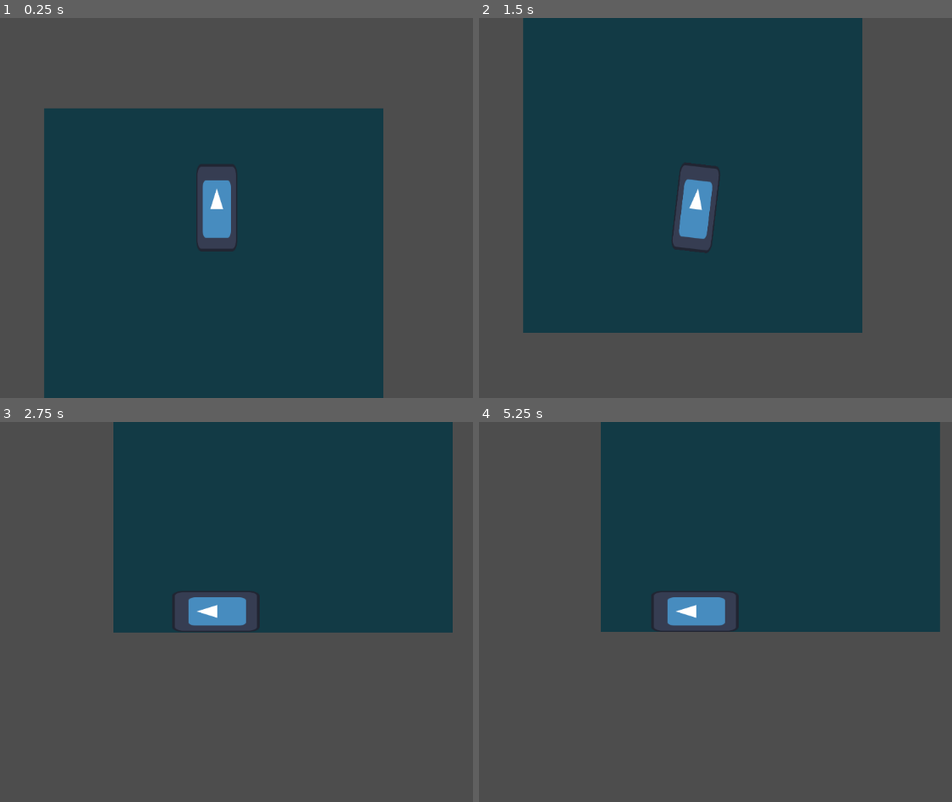
Above: before the commit, frames 1-4 (two rows, left to right).
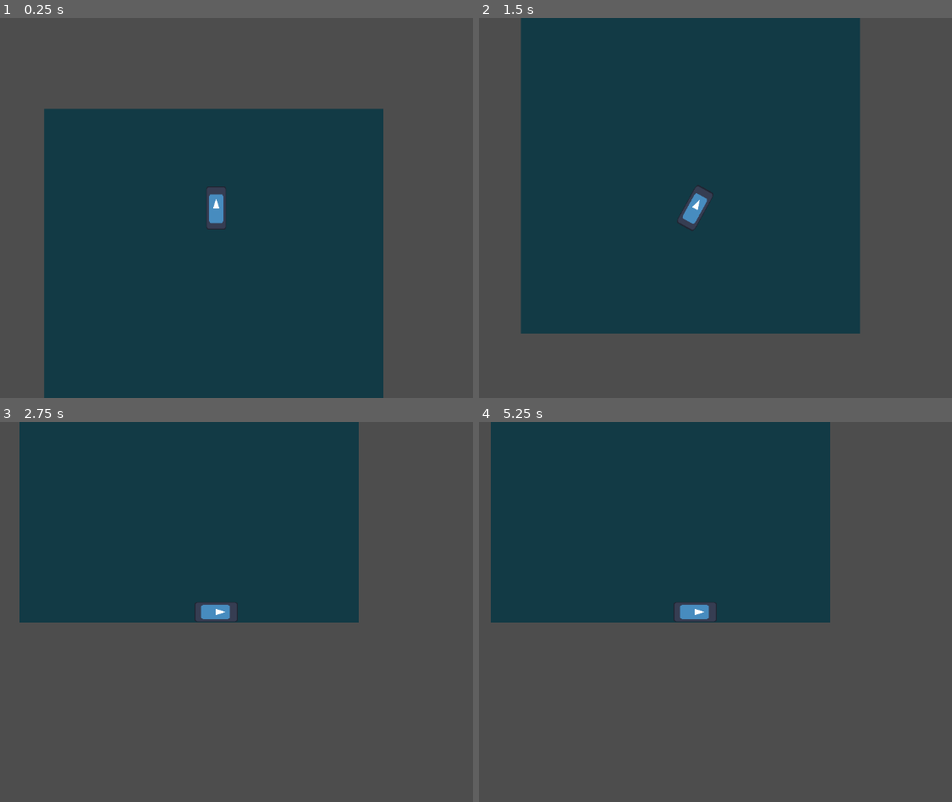
Above: after the commit, the same moments.

Repository: b3b0p831/space-land
Game: Godot game, scene res://main.tscn
Same seed, same stepped clock (60 frames per second), same inputs: the game is played once before the commit and once after it. The engine's default icon, where the game draws it, is replaced by a stand-in: a white triangle on a blue panel in a dark square.
Inputs:
- Up to frame 1 (0.25 s): no input
- Up to frame 2 (1.5 s): tap Enter (ui_accept) at 0.5, 0.77 s; hold Right (ui_right) 0.53-1.28 s; hold Left (ui_left) from 1.28 s (still down)
- Up to frame 3 (2.75 s): tap Enter (ui_accept) at 1.52 s; release Left (ui_left) at 2.03 s; hold Right (ui_right) from 2.03 s (still down)
- Up to frame 4 (5.25 s): tap Enter (ui_accept) at 2.75, 3.02, 3.5, 3.77, 4.25, 4.52, 5 s; release Right (ui_right) at 3.53 s; hold Left (ui_left) from 3.53 s (still down)

The runs differ from the first frame. In frame 1, 1.6% of the frame differs, in the area x 41-50%, y 39-61%; in frame 2, 2.6%; in frame 3, 24%; in frame 4, 27%, in the area x 2-98%, y 0-56%.

Commit message:
Added scenes

Diff:
--- a/main.tscn
+++ b/main.tscn
@@ -1,12 +1,13 @@
-[gd_scene load_steps=7 format=3 uid="uid://df5slg37luk65"]
+[gd_scene load_steps=9 format=3 uid="uid://df5slg37luk65"]
 
 [ext_resource type="Texture2D" uid="uid://d4akd8qqba5n4" path="res://icon.svg" id="1_8qctx"]
+[ext_resource type="Script" path="res://main.gd" id="1_s277r"]
 [ext_resource type="Script" path="res://player.gd" id="1_y4xl7"]
 
 [sub_resource type="PhysicsMaterial" id="PhysicsMaterial_q6yw6"]
 
 [sub_resource type="RectangleShape2D" id="RectangleShape2D_0m6he"]
-size = Vector2(134.5, 289.25)
+size = Vector2(65.25, 139.625)
 
 [sub_resource type="RectangleShape2D" id="RectangleShape2D_r4rc3"]
 size = Vector2(1150, 2)
@@ -14,7 +15,11 @@
 [sub_resource type="RectangleShape2D" id="RectangleShape2D_74dd2"]
 size = Vector2(2300, 5000)
 
+[sub_resource type="RectangleShape2D" id="RectangleShape2D_u1gvr"]
+size = Vector2(255, 27)
+
 [node name="Node2D" type="Node2D"]
+script = ExtResource("1_s277r")
 
 [node name="ColorRect" type="ColorRect" parent="."]
 offset_left = -586.0
@@ -29,28 +34,32 @@
 script = ExtResource("1_y4xl7")
 
 [node name="Sprite2D" type="Sprite2D" parent="player"]
-position = Vector2(1, 1)
-scale = Vector2(1.08984, 2.3324)
+scale = Vector2(0.544922, 1.1662)
 texture = ExtResource("1_8qctx")
 
 [node name="CollisionShape2D" type="CollisionShape2D" parent="player"]
-position = Vector2(0, 1)
 shape = SubResource("RectangleShape2D_0m6he")
 
 [node name="Camera2D" type="Camera2D" parent="player"]
-position = Vector2(-1, 2)
 zoom = Vector2(0.5, 0.5)
 
-[node name="StaticBody2D" type="StaticBody2D" parent="."]
+[node name="Floor" type="StaticBody2D" parent="."]
 position = Vector2(-4, 2126)
 
-[node name="CollisionShape2D" type="CollisionShape2D" parent="StaticBody2D"]
+[node name="CollisionShape2D" type="CollisionShape2D" parent="Floor"]
 position = Vector2(-2, 43)
 shape = SubResource("RectangleShape2D_r4rc3")
 
 [node name="CanvasLayer" type="CanvasLayer" parent="."]
+visible = false
 
 [node name="TouchScreenButton" type="TouchScreenButton" parent="CanvasLayer"]
 shape = SubResource("RectangleShape2D_74dd2")
 shape_centered = false
 action = "ui_accept"
+
+[node name="platform" type="StaticBody2D" parent="."]
+position = Vector2(-332, 1917)
+
+[node name="CollisionShape2D" type="CollisionShape2D" parent="platform"]
+shape = SubResource("RectangleShape2D_u1gvr")
